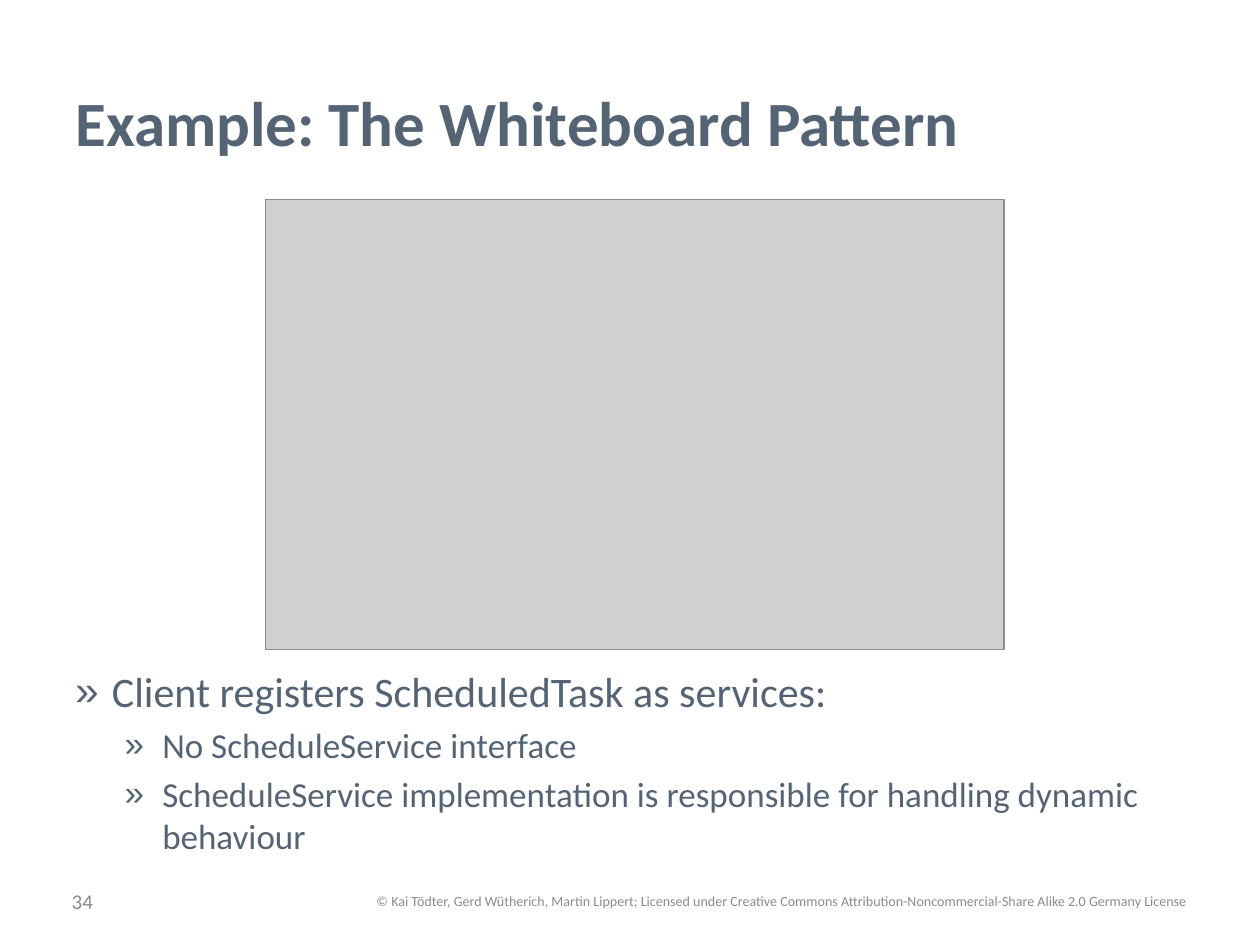
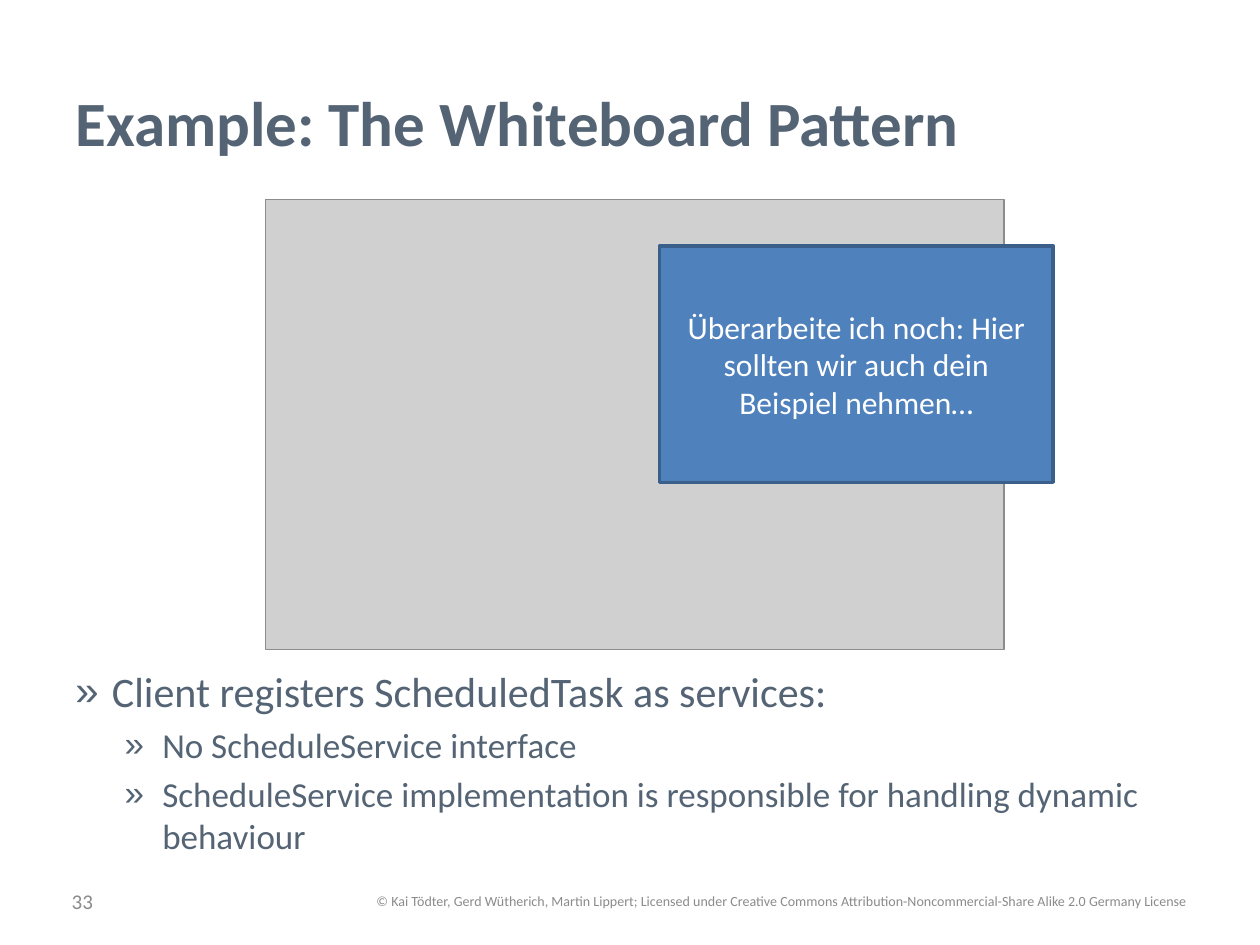
Before and after one commit to osgi-forks/osgi-person-manager, a slide deck: slide 33 of presentations/Patterns and Best Practices for dynamic OSGi Applications.pptx (slide 34 before the commit). Drawn at 1260x945 pixels with LibreOffice and Linux fonts; fonts in the diff are those of the drawing; grey boxes stand for pictures; background and template pictures are left out. Boxes give left, top, right and bottom in pixels: in the first picture for what was removed or moved away, otherwise in the second. Text is boxed around its words. In the diff, an @@ line names an element or a change of style, - is before the commit and + after.

```diff
--- a/presentations/Patterns and Best Practices for dynamic OSGi Applications.pptx
+++ b/presentations/Patterns and Best Practices for dynamic OSGi Applications.pptx
@@ rectangle added at [659, 246, 1053, 483], fill #4F81BD, outline #3A5F8C 2 pt, 18 pt, text #FFFFFF @@
+Überarbeite ich noch: Hier sollten wir auch dein Beispiel nehmen…
@@ page number at [72, 895, 93, 909]: text changed @@
-34
+33
```
Also in this commit, not shown: 13 other slides changed, 2 slides added, 5 slides removed.
